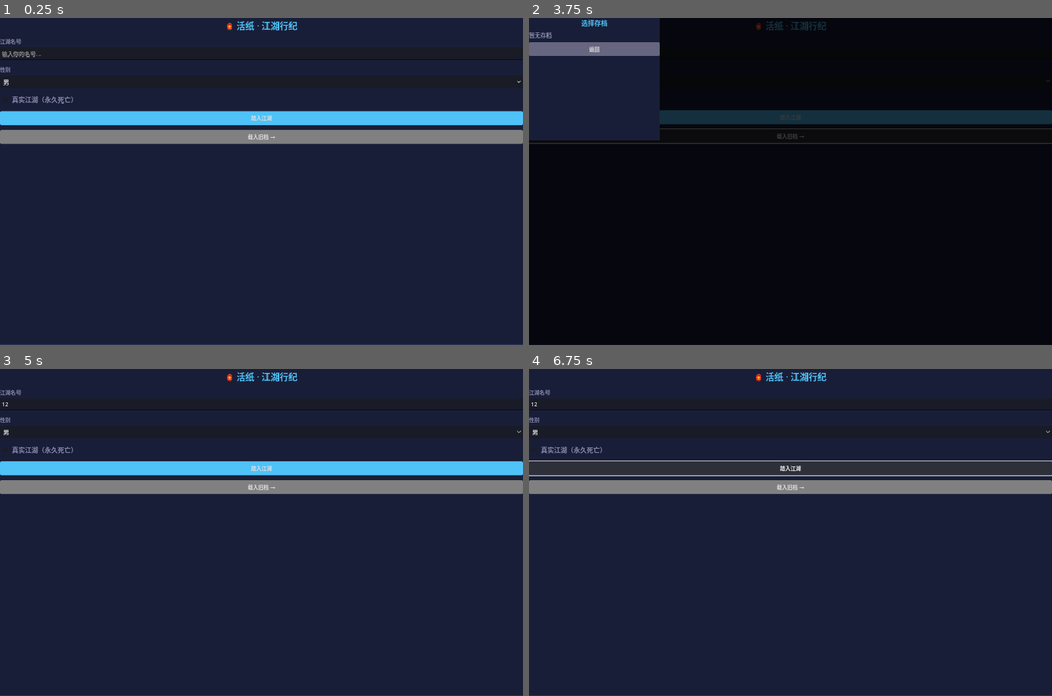
Above: before the commit, frames 1-4 (two rows, left to right).
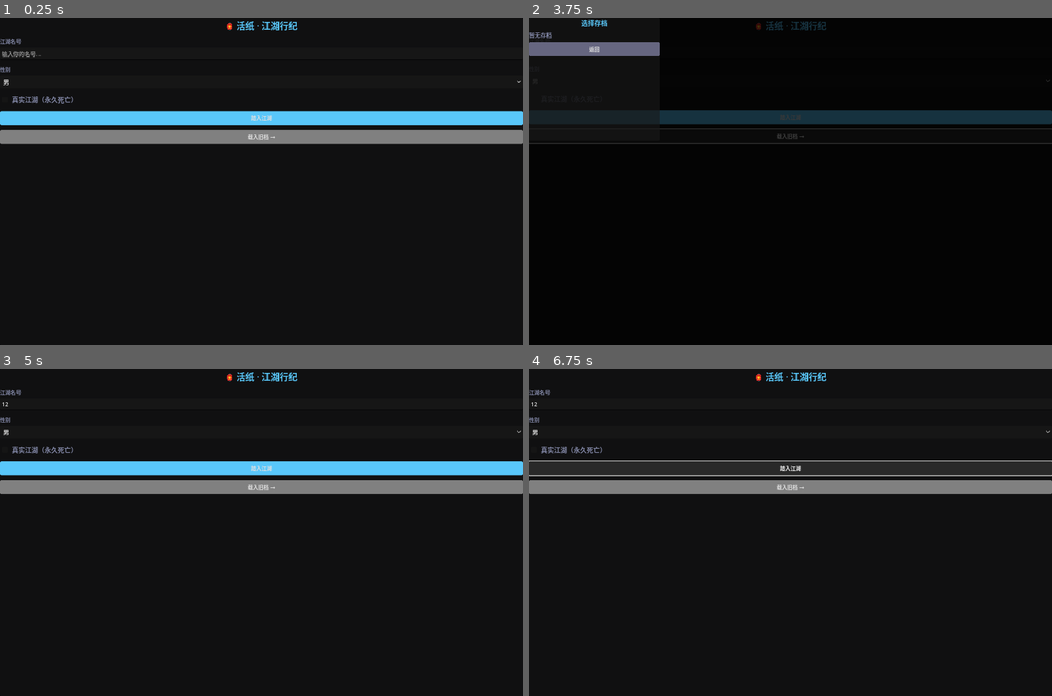
Above: after the commit, the same moments.

Repository: ZaneWilliamsMiller/ai_world_demo
Game: Godot game, scene res://scenes/game.tscn
Same seed, same stepped clock (60 frames per second), same inputs: the game is played once before the commit and once after it.
Inputs (mouse positions are in pixels of both pictures, inside the frame that each line leads up to):
- Up to frame 1 (0.25 s): no input
- Up to frame 2 (3.75 s): click (790, 53) at 0.52 s; type "12" at 0.6 s; click "男" at 1.25 s; click "真实江湖（永久死亡）" at 2 s; click "踏入江湖" at 2.75 s; click "载入旧档 →" at 3.5 s
- Up to frame 3 (5 s): click "返回" at 4.25 s
- Up to frame 4 (6.75 s): click "男" at 5 s; click "真实江湖（永久死亡）" at 5.75 s; click "踏入江湖" at 6.5 s

The runs differ from the first frame. In frame 1, 83% of the frame differs, in the area x 0-100%, y 0-100%; in frame 2, 7.1%; in frame 3, 84%; in frame 4, 83%.
Error after the commit: Invalid assignment of property or key 'border_width_all' with value of type 'int' on a base object of type 'StyleBoxFlat'. (res://scripts/main_game.gd:621)

Commit message:
UI美化: 右侧栏卡片化布局，修复重叠问题

Diff:
--- a/godot/scripts/main_game.gd
+++ b/godot/scripts/main_game.gd
@@ -7,17 +7,19 @@
 # ═══════════════════════════════════════════════════════
 #  Color Theme
 # ═══════════════════════════════════════════════════════
-const BG_DARK  := Color(0.08, 0.08, 0.16)
-const BG_PANEL := Color(0.10, 0.12, 0.22)
-const BG_CARD  := Color(0.12, 0.16, 0.28)
-const BORDER   := Color(0.18, 0.22, 0.35)
-const TEXT     := Color(0.88, 0.88, 0.88)
-const DIM      := Color(0.53, 0.53, 0.67)
-const ACCENT   := Color(0.31, 0.76, 0.97)
-const ACCENT2  := Color(1.0, 0.44, 0.26)
-const GREEN    := Color(0.40, 0.73, 0.42)
-const GOLD     := Color(1.0, 0.84, 0.00)
-const RED      := Color(0.94, 0.33, 0.31)
+const BG_DARK  := Color(0.06, 0.06, 0.12)
+const BG_PANEL := Color(0.09, 0.11, 0.20)
+const BG_CARD  := Color(0.11, 0.14, 0.24)
+const BG_CARD_HOVER := Color(0.14, 0.18, 0.30)
+const BORDER   := Color(0.20, 0.24, 0.38)
+const BORDER_SUBTLE := Color(0.15, 0.18, 0.28)
+const TEXT     := Color(0.90, 0.90, 0.92)
+const DIM      := Color(0.50, 0.52, 0.64)
+const ACCENT   := Color(0.35, 0.78, 0.98)
+const ACCENT2  := Color(1.0, 0.45, 0.28)
+const GREEN    := Color(0.38, 0.78, 0.42)
+const GOLD     := Color(1.0, 0.82, 0.08)
+const RED      := Color(0.92, 0.32, 0.30)
 
 # ═══════════════════════════════════════════════════════
 #  Map Tile Colors
@@ -300,92 +302,100 @@
 	_map_container.add_child(map_bg)
 	_map_scroll.add_child(_map_container)
 
-	# ═══ RIGHT: Side Panel (status + NPC list + dialogue) ═══
+	# ═══ RIGHT: Side Panel (card-based sections) ═══
 	var side_panel := VBoxContainer.new()
-	side_panel.custom_minimum_size = Vector2(360, 0)
+	side_panel.custom_minimum_size = Vector2(340, 0)
+	side_panel.add_theme_constant_override("separation", 6)
 	side_panel.size_flags_vertical = SIZE_EXPAND_FILL
 	hsplit.add_child(side_panel)
 
-	# --- Status Section ---
-	var stat_panel := Panel.new(); _add_panel_style(stat_panel)
-	side_panel.add_child(stat_panel)
-	var stat_vb := VBoxContainer.new()
-	stat_vb.add_theme_constant_override("separation", 4)
-	stat_vb.set_anchors_preset(PRESET_FULL_RECT)
-	stat_panel.add_child(stat_vb)
-
-	# Vigor bar
+	# ─── Card 1: Player Status ───
+	var stat_card := _make_card("⚔ 角色状态")
+	side_panel.add_child(stat_card)
+	var stat_vb := _card_content(stat_card)
+	stat_vb.add_theme_constant_override("separation", 6)
+
+	# Vigor bar row
 	_vigor_bar = ProgressBar.new(); _vigor_bar.show_percentage = false
 	_vigor_bar.custom_minimum_size = Vector2(0, 8); _vigor_bar.size_flags_horizontal = SIZE_EXPAND
 	var vg_sb := StyleBoxFlat.new(); vg_sb.bg_color = GREEN
-	vg_sb.corner_radius_top_left = 4; vg_sb.corner_radius_top_right = 4
-	vg_sb.corner_radius_bottom_left = 4; vg_sb.corner_radius_bottom_right = 4
+	vg_sb.set_corner_radius_all(3)
 	_vigor_bar.add_theme_stylebox_override("fill", vg_sb)
 	var vigor_row := HBoxContainer.new(); stat_vb.add_child(vigor_row)
-	vigor_row.add_child(_lbl("💪 体力", 12, DIM)); vigor_row.add_child(Control.new())
-	_vigor_label = _lbl("--/--", 12, TEXT); vigor_row.add_child(_vigor_label)
+	vigor_row.add_child(_lbl("💪 体力", 11, DIM)); vigor_row.add_child(Control.new())
+	_vigor_label = _lbl("--/--", 11, TEXT); vigor_row.add_child(_vigor_label)
 	stat_vb.add_child(_vigor_bar)
 
-	# Spirit bar
+	# Spirit bar row
 	_spirit_bar = ProgressBar.new(); _spirit_bar.show_percentage = false
 	_spirit_bar.custom_minimum_size = Vector2(0, 8); _spirit_bar.size_flags_horizontal = SIZE_EXPAND
 	var sp_sb := StyleBoxFlat.new(); sp_sb.bg_color = ACCENT
-	sp_sb.corner_radius_top_left = 4; sp_sb.corner_radius_top_right = 4
-	sp_sb.corner_radius_bottom_left = 4; sp_sb.corner_radius_bottom_right = 4
+	sp_sb.set_corner_radius_all(3)
 	_spirit_bar.add_theme_stylebox_override("fill", sp_sb)
 	var spirit_row := HBoxContainer.new(); stat_vb.add_child(spirit_row)
-	spirit_row.add_child(_lbl("🧘 心气", 12, DIM)); spirit_row.add_child(Control.new())
-	_spirit_label = _lbl("--/--", 12, TEXT); spirit_row.add_child(_spirit_label)
+	spirit_row.add_child(_lbl("🧘 心气", 11, DIM)); spirit_row.add_child(Control.new())
+	_spirit_label = _lbl("--/--", 11, TEXT); spirit_row.add_child(_spirit_label)
 	stat_vb.add_child(_spirit_bar)
 
-	# Info labels
-	_coins_label = _lbl("💰 制钱: 0 文", 13, TEXT); stat_vb.add_child(_coins_label)
-	_time_label = _lbl("🧭 时辰: --", 13, TEXT); stat_vb.add_child(_time_label)
-	_weather_label = _lbl("🌤 天气: --", 13, TEXT); stat_vb.add_child(_weather_label)
-	# Note: _map_name_label is reused in map title bar above
-
-	# --- Inventory (compact, in status panel) ---
-	stat_vb.add_child(_lbl("🎒 行囊", 12, DIM))
+	# Info grid (2 columns)
+	var info_grid := GridContainer.new()
+	info_grid.columns = 2
+	info_grid.add_theme_constant_override("h_separation", 12)
+	info_grid.add_theme_constant_override("v_separation", 4)
+	stat_vb.add_child(info_grid)
+	_coins_label = _lbl("💰 0文", 11, TEXT); info_grid.add_child(_coins_label)
+	_time_label = _lbl("🧭 --", 11, TEXT); info_grid.add_child(_time_label)
+	_weather_label = _lbl("🌤 --", 11, TEXT); info_grid.add_child(_weather_label)
+	_map_name_label = _lbl("📍 --", 11, DIM); info_grid.add_child(_map_name_label)
+
+	# ─── Card 2: Inventory ───
+	var inv_card := _make_card("🎒 行囊")
+	side_panel.add_child(inv_card)
+	var inv_vb := _card_content(inv_card)
 	_inventory_flow = HFlowContainer.new()
-	_inventory_flow.add_theme_constant_override("h_separation", 4)
-	_inventory_flow.add_theme_constant_override("v_separation", 2)
-	stat_vb.add_child(_inventory_flow)
-
-	# --- Favor (compact, in status panel) ---
-	stat_vb.add_child(_lbl("❤ 好感", 12, DIM))
-	_favor_vbox = VBoxContainer.new()
-	_favor_vbox.add_theme_constant_override("separation", 2)
-	stat_vb.add_child(_favor_vbox)
-
-	# --- NPC Section (scrollable, flexible height) ---
-	var npc_header := Panel.new()
-	var nh_sb := StyleBoxFlat.new(); nh_sb.bg_color = BG_PANEL
-	nh_sb.border_width_bottom = 1; nh_sb.border_color = BORDER
-	nh_sb.content_margin_left = 12; nh_sb.content_margin_right = 12
-	nh_sb.content_margin_top = 6; nh_sb.content_margin_bottom = 4
-	npc_header.add_theme_stylebox_override("panel", nh_sb)
-	side_panel.add_child(npc_header)
-	npc_header.add_child(_lbl("👥 人物", 11, DIM, HORIZONTAL_ALIGNMENT_LEFT))
+	_inventory_flow.add_theme_constant_override("h_separation", 6)
+	_inventory_flow.add_theme_constant_override("v_separation", 3)
+	inv_vb.add_child(_inventory_flow)
+
+	# ─── Card 3: Favor ───
+	var fav_card := _make_card("❤ 好感度")
+	side_panel.add_child(fav_card)
+	_favor_vbox = _card_content(fav_card)
+	_favor_vbox.add_theme_constant_override("separation", 3)
+
+	# ─── Card 4: NPC List (flexible height) ───
+	var npc_card := _make_card("👥 身边人物")
+	npc_card.size_flags_vertical = SIZE_EXPAND_FILL
+	side_panel.add_child(npc_card)
+	var npc_inner := VBoxContainer.new()
+	npc_inner.set_anchors_preset(PRESET_FULL_RECT)
+	npc_card.add_child(npc_inner)
 
 	var npc_scroll := ScrollContainer.new()
 	npc_scroll.size_flags_vertical = SIZE_EXPAND_FILL
 	npc_scroll.horizontal_scroll_mode = ScrollContainer.SCROLL_MODE_DISABLED
-	side_panel.add_child(npc_scroll)
+	npc_inner.add_child(npc_scroll)
 	_npc_list_container = VBoxContainer.new()
-	_npc_list_container.add_theme_constant_override("separation", 0)
+	_npc_list_container.add_theme_constant_override("separation", 2)
 	_npc_list_container.size_flags_horizontal = SIZE_EXPAND
 	npc_scroll.add_child(_npc_list_container)
 
-	# --- Dialogue Section (bottom, fixed ~260px) ---
-	var dlg_panel := Panel.new(); _add_panel_style(dlg_panel)
-	dlg_panel.custom_minimum_size = Vector2(0, 260)
-	dlg_panel.size_flags_vertical = SIZE_SHRINK_END
-	side_panel.add_child(dlg_panel)
+	# ─── Card 5: Dialogue (bottom, fixed ~240px) ───
+	var dlg_card := Panel.new()
+	dlg_card.custom_minimum_size = Vector2(0, 240)
+	dlg_card.size_flags_vertical = SIZE_SHRINK_END
+	var dc_sb := StyleBoxFlat.new(); dc_sb.bg_color = BG_PANEL
+	dc_sb.set_corner_radius_all(6)
+	dc_sb.border_width_all = 1; dc_sb.border_color = BORDER
+	dc_sb.content_margin_left = 10; dc_sb.content_margin_right = 10
+	dc_sb.content_margin_top = 8; dc_sb.content_margin_bottom = 8
+	dlg_card.add_theme_stylebox_override("panel", dc_sb)
+	side_panel.add_child(dlg_card)
 
 	var dlg_vb := VBoxContainer.new()
 	dlg_vb.add_theme_constant_override("separation", 6)
 	dlg_vb.set_anchors_preset(PRESET_FULL_RECT)
-	dlg_panel.add_child(dlg_vb)
+	dlg_card.add_child(dlg_vb)
 
 	# Chat scroll area
 	_chat_scroll = ScrollContainer.new()
@@ -399,23 +409,23 @@
 	_dialogue_label.selection_enabled = true
 	_dialogue_label.size_flags_horizontal = SIZE_EXPAND
 	_dialogue_label.scroll_active = false
-	_dialogue_label.add_theme_font_size_override("normal_font_size", 14)
+	_dialogue_label.add_theme_font_size_override("normal_font_size", 13)
 	_dialogue_label.add_theme_color_override("default_color", TEXT)
 	_chat_scroll.add_child(_dialogue_label)
 
 	# Input bar
 	var input_bar := HBoxContainer.new()
-	input_bar.custom_minimum_size = Vector2(0, 38)
-	input_bar.add_theme_constant_override("separation", 8)
+	input_bar.custom_minimum_size = Vector2(0, 36)
+	input_bar.add_theme_constant_override("separation", 6)
 	dlg_vb.add_child(input_bar)
 
-	_npc_select = OptionButton.new(); _npc_select.add_theme_font_size_override("font_size", 13)
+	_npc_select = OptionButton.new(); _npc_select.add_theme_font_size_override("font_size", 12)
 	input_bar.add_child(_npc_select)
 
 	_msg_input = LineEdit.new()
 	_msg_input.placeholder_text = "对 TA 说些什么..."
 	_msg_input.size_flags_horizontal = SIZE_EXPAND
-	_msg_input.add_theme_font_size_override("font_size", 14)
+	_msg_input.add_theme_font_size_override("font_size", 13)
 	_msg_input.text_submitted.connect(func(_t): _on_send())
 	input_bar.add_child(_msg_input)
 
@@ -423,7 +433,7 @@
 	_send_btn.pressed.connect(_on_send)
 	input_bar.add_child(_send_btn)
 
-	print("[Game] UI built — 2-column layout like Web")
+	print("[Game] UI built — card-based sidebar layout")
 
 
 # ═══════════════════════════════════════════════════════
@@ -577,11 +587,11 @@
 	_vigor_label.text = "%d/%d" % [gm.player_vigor, gm.player_vigor_max]
 	_spirit_bar.max_value = gm.player_spirit_max; _spirit_bar.value = gm.player_spirit
 	_spirit_label.text = "%d/%d" % [gm.player_spirit, gm.player_spirit_max]
-	_coins_label.text = "💰 制钱: %d 文" % gm.player_coins
-	_time_label.text = "🧭 时辰: 第%d日 · %s" % [gm.player_world_day, gm.player_world_shichen]
-	_weather_label.text = "🌤 天气: %s" % gm.player_weather
+	_coins_label.text = "💰 %d文" % gm.player_coins
+	_time_label.text = "🧭 第%d日·%s" % [gm.player_world_day, gm.player_world_shichen]
+	_weather_label.text = "🌤 %s" % gm.player_weather
 	var mname = gm.maps_data.get(gm.player_map_id,{}).get("name", gm.player_map_id)
-	_map_name_label.text = "%s (%d,%d)" % [mname, gm.player_px, gm.player_py]
+	_map_name_label.text = "📍 %s(%d,%d)" % [mname, gm.player_px, gm.player_py]
 
 	# Inventory
 	for c in _inventory_flow.get_children(): c.queue_free()
@@ -607,10 +617,42 @@
 func _add_panel_style(p: Panel) -> void:
 	var sb := StyleBoxFlat.new()
 	sb.bg_color = BG_PANEL
-	sb.border_width_bottom = 1; sb.border_color = BORDER
+	sb.set_corner_radius_all(6)
+	sb.border_width_all = 1; sb.border_color = BORDER
 	sb.content_margin_left = 12; sb.content_margin_right = 12
 	sb.content_margin_top = 8; sb.content_margin_bottom = 8
 	p.add_theme_stylebox_override("panel", sb)
+
+
+func _make_card(title_text: String) -> Panel:
+	"""Create a styled card Panel with a header label and return it.
+	   Caller should use _card_content() to get the inner VBoxContainer."""
+	var p := Panel.new()
+	var sb := StyleBoxFlat.new()
+	sb.bg_color = BG_CARD
+	sb.set_corner_radius_all(6)
+	sb.border_width_all = 1; sb.border_color = BORDER_SUBTLE
+	sb.content_margin_left = 10; sb.content_margin_right = 10
+	sb.content_margin_top = 6; sb.content_margin_bottom = 6
+	p.add_theme_stylebox_override("panel", sb)
+
+	# Header row inside the panel
+	var header_hb := HBoxContainer.new()
+	header_hb.set_anchors_preset(PRESET_FULL_RECT)
+	p.add_child(header_hb)
+	header_hb.add_child(_lbl(title_text, 11, ACCENT, HORIZONTAL_ALIGNMENT_LEFT))
+	return p
+
+
+func _card_content(card: Panel) -> VBoxContainer:
+	"""Get or create the content VBoxContainer inside a card Panel."""
+	# The first child is the header HBoxContainer; add a VBox after it
+	var vb := VBoxContainer.new()
+	vb.set_anchors_and_offsets_preset(PRESET_FULL_RECT, PRESET_MODE_MINSIZE, 0)
+	# Offset below the header (~20px for header text)
+	vb.offset_top = 20
+	card.add_child(vb)
+	return vb
 
 
 func _lbl(text: String, size: int, color: Color, align := HORIZONTAL_ALIGNMENT_LEFT) -> Label:
@@ -646,12 +688,12 @@
 func _npc_entry(name: String, _id: String) -> Panel:
 	"""Create a single NPC list entry for the sidebar."""
 	var p := Panel.new()
-	p.custom_minimum_size = Vector2(0, 32)
+	p.custom_minimum_size = Vector2(0, 30)
 	var esb := StyleBoxFlat.new()
-	esb.bg_color = BG_CARD
-	esb.border_width_bottom = 1; esb.border_color = Color(0.2, 0.25, 0.38, 0.5)
-	esb.content_margin_left = 10; esb.content_margin_right = 10
-	esb.content_margin_top = 6; esb.content_margin_bottom = 4
+	esb.bg_color = Color(0,0,0,0)  # transparent
+	esb.set_corner_radius_all(4)
+	esb.content_margin_left = 6; esb.content_margin_right = 6
+	esb.content_margin_top = 4; esb.content_margin_bottom = 4
 	p.add_theme_stylebox_override("panel", esb)
 
 	var hb := HBoxContainer.new()
@@ -660,9 +702,10 @@
 
 	# NPC dot indicator
 	var dot := ColorRect.new()
-	dot.custom_minimum_size = Vector2(8, 8)
+	dot.custom_minimum_size = Vector2(7, 7)
+	dot.position.y = 5  # center vertically in 30px height
 	dot.color = ACCENT2
 	hb.add_child(dot)
 
-	hb.add_child(_lbl(name, 13, TEXT))
+	hb.add_child(_lbl(name, 12, TEXT))
 	return p
